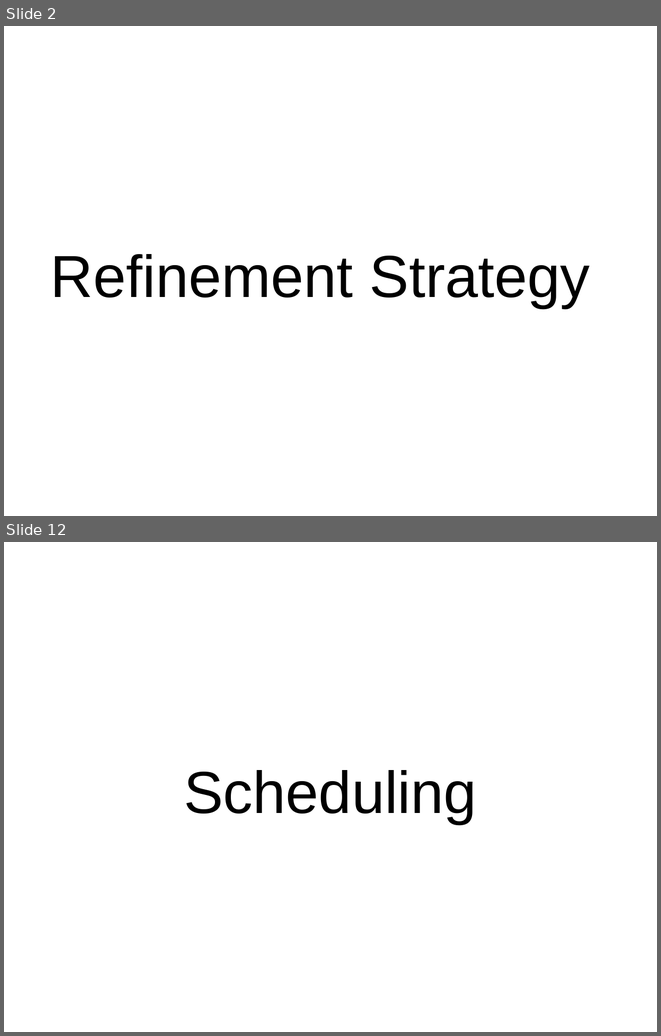
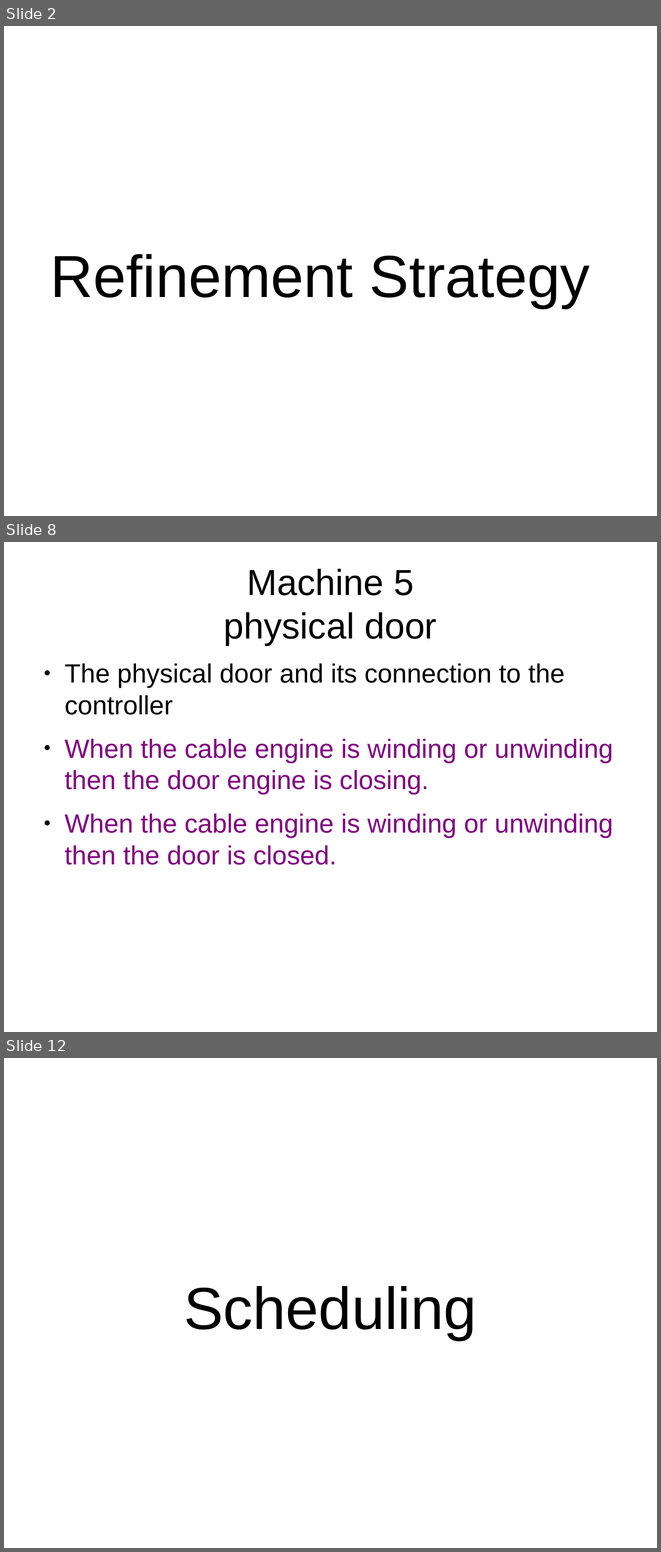
Before and after one commit to copton/ProvenLift, a slide deck: presentation/provenlift.odp. Shown one above the other, each under a label of ours: slides 2 and 12 before the commit, slides 2, 8 and 12 after it; the slides between them are not shown. The pictures are 661x1036 and 661x1552 pixels, drawn with LibreOffice and Linux fonts; fonts in the diff are those of the drawing. Boxes give left, top, right and bottom in pixels: in the first picture for what was removed or moved away, otherwise in the second. Text is boxed around its words. In the diff, an @@ line names an element or a change of style, - is before the commit and + after.

```diff
--- a/presentation/provenlift.odp
+++ b/presentation/provenlift.odp
@@ slide 8 added at bbox=[4, 542, 657, 1032], background #FFFFFF @@
@@ title added at bbox=[224, 568, 437, 645], 44 pt, text #000000 @@
+Machine 5
+physical door
@@ text added at bbox=[64, 663, 614, 865], 32 pt, text #800080 @@
+● The physical door and its connection to the controller
+● When the cable engine is winding or unwinding then the door engine is closing.
+● When the cable engine is winding or unwinding then the door is closed.
```
Also in this commit, not shown: 6 slides changed, 7 other slides added, 6 slides removed.
